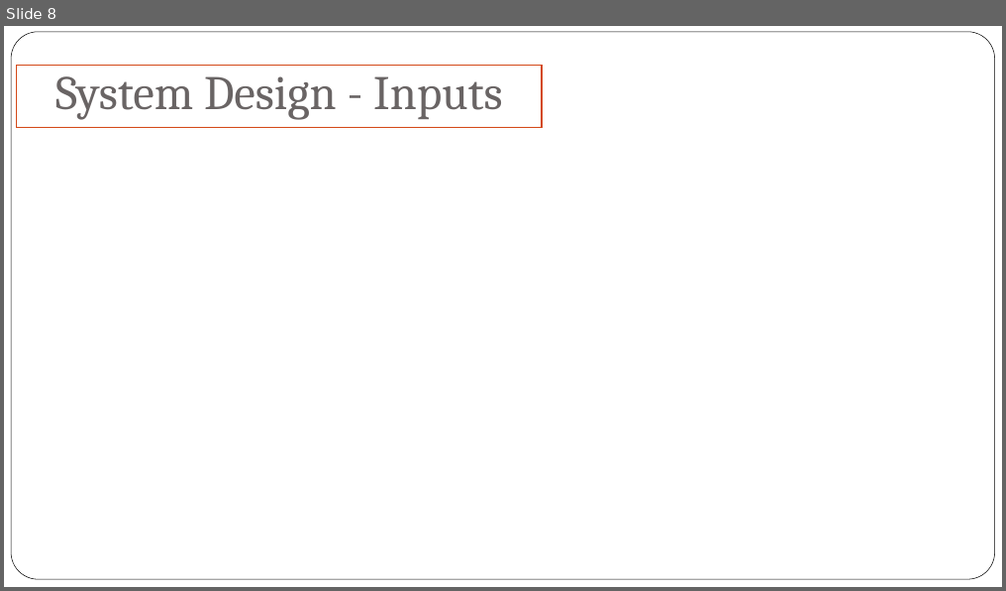
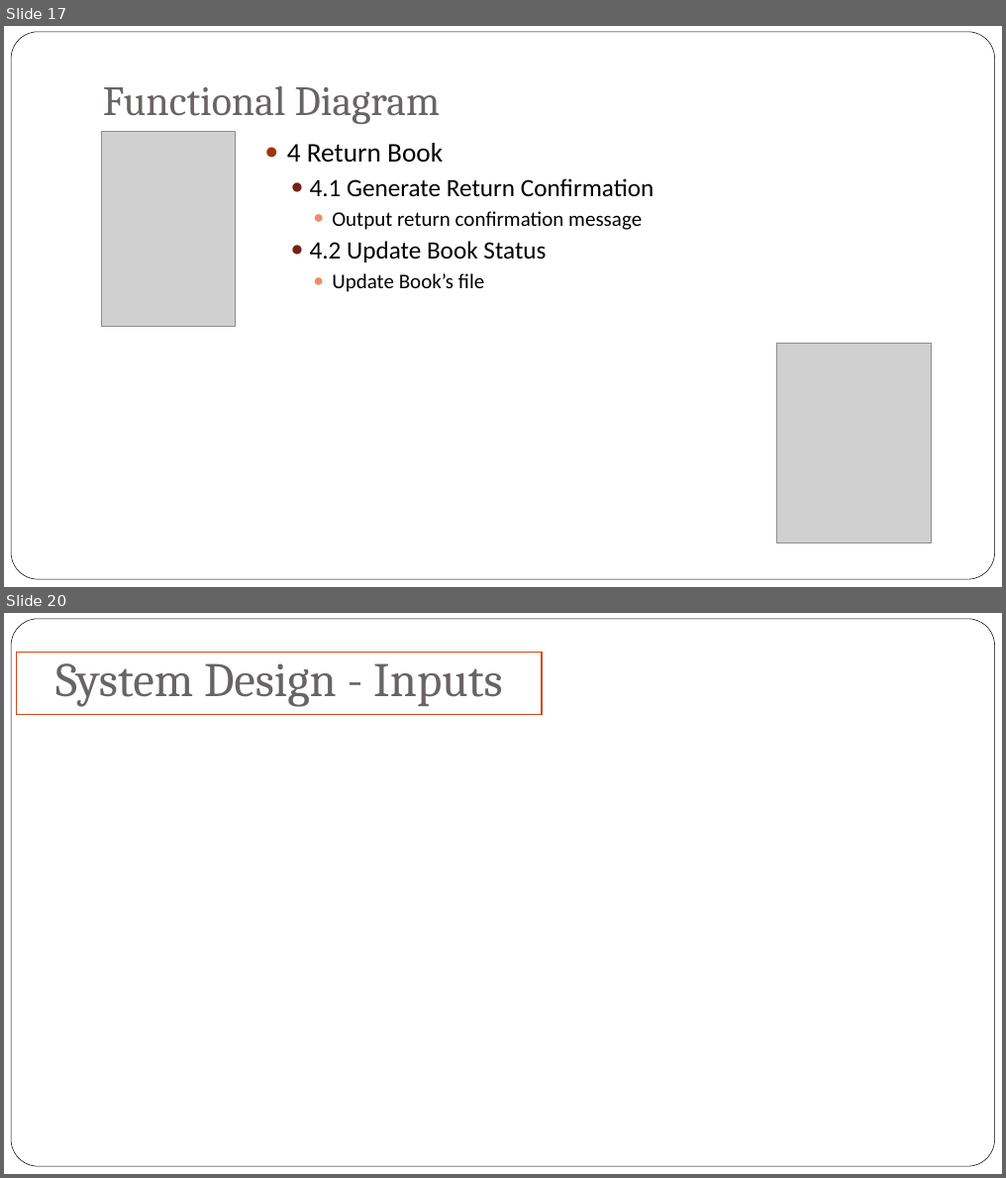
Before and after one commit to jyu1129/Library-System-IS-assignment, a slide deck: Final presentation/CaseStudy Final Presentation.pptx. Shown one above the other, each under a label of ours: slide 8 before the commit, slides 17 and 20 after it; the slides between them are not shown. The pictures are 1006x591 and 1006x1178 pixels, drawn with LibreOffice and Linux fonts; fonts in the diff are those of the drawing; grey boxes stand for pictures; background and template pictures are left out. Boxes give left, top, right and bottom in pixels: in the first picture for what was removed or moved away, otherwise in the second. Text is boxed around its words. In the diff, an @@ line names an element or a change of style, - is before the commit and + after.

```diff
--- a/Final presentation/CaseStudy Final Presentation.pptx
+++ b/Final presentation/CaseStudy Final Presentation.pptx
@@ slide 17 added at box(4, 26, 1002, 587), background picture (left out); not listed: 1 template element that a slide beside it also shows @@
@@ title added at box(103, 86, 441, 124), 40 pt, text #696464 @@
+Functional Diagram
@@ picture added at box(101, 132, 236, 326) @@
@@ text added at box(287, 143, 653, 292), 24 pt, text #000000 @@
+● 4 Return Book
+  ● 4.1 Generate Return Confirmation
+    ● Output return confirmation message
+  ● 4.2 Update Book Status
+    ● Update Book’s file
@@ picture added at box(777, 344, 931, 544) @@
@@ what was slide 8 is now slide 20 @@
```
Also in this commit, not shown: 1 slide changed, 11 other slides added, 3 other files.
